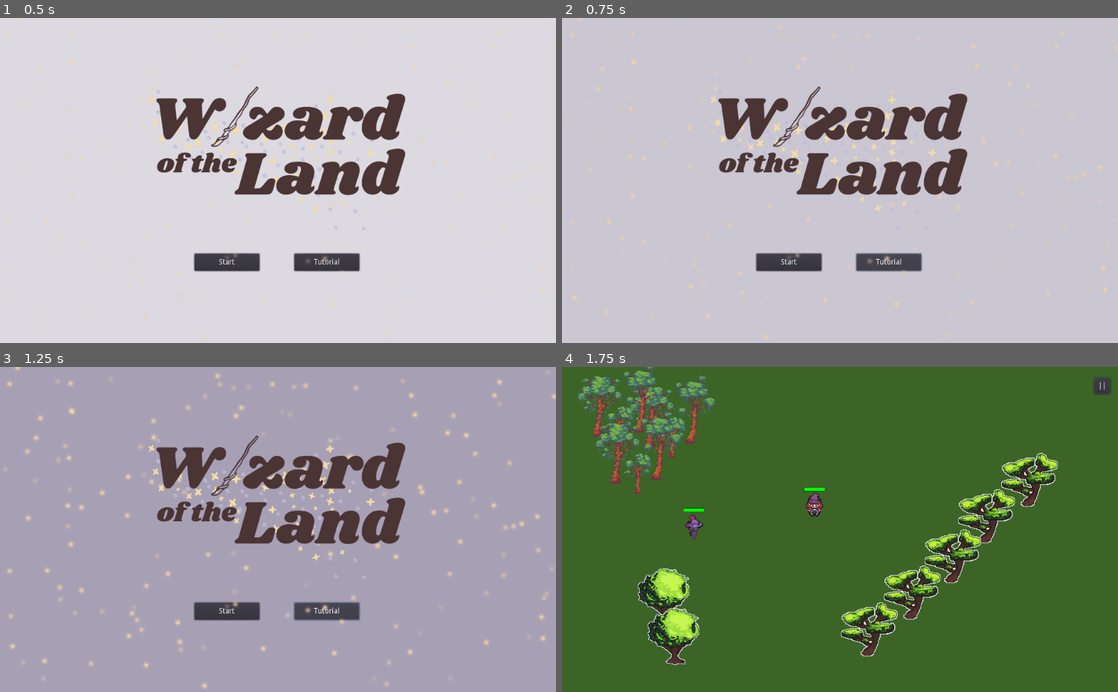
Above: before the commit, frames 1-4 (two rows, left to right).
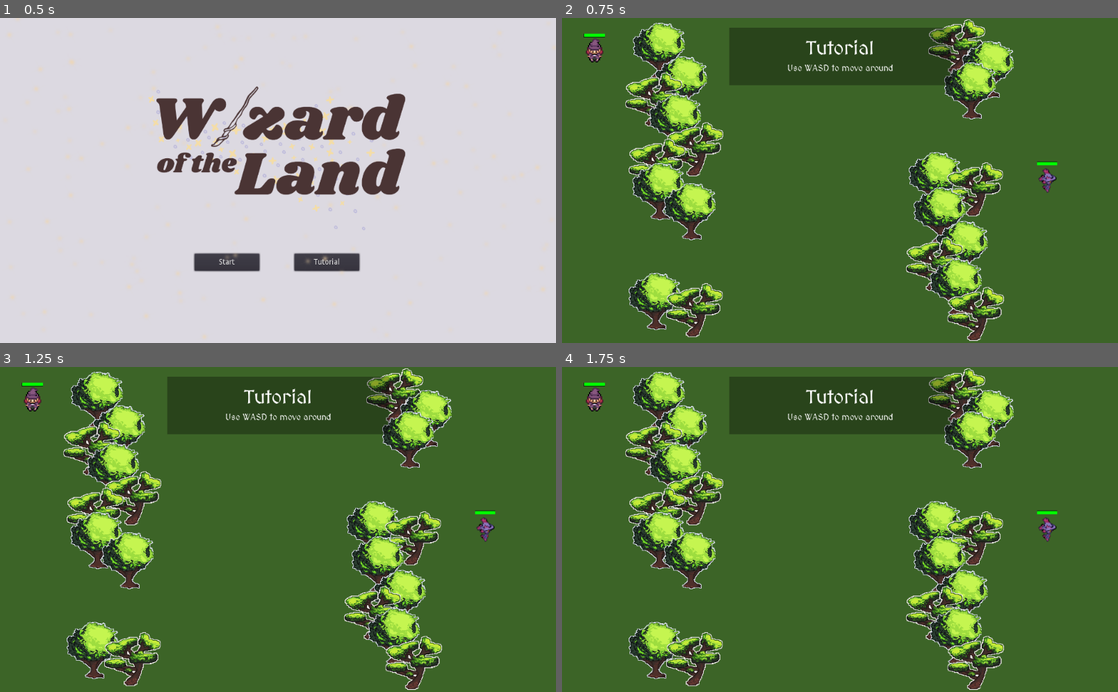
Above: after the commit, the same moments.

Repository: ann-rod/wizard_of_the_land
Game: Godot game, scene res://key_scenes/title_screen/TitleScreen.tscn
Same seed, same stepped clock (60 frames per second), same inputs: the game is played once before the commit and once after it.
Inputs (mouse positions are in pixels of both pictures, inside the frame that each line leads up to):
- Up to frame 1 (0.5 s): no input
- Up to frame 2 (0.75 s): click "Tutorial" at 0.5 s
- Up to frame 3 (1.25 s): no input
- Up to frame 4 (1.75 s): click (789, 610) at 1.25 s, where only the run before the commit has a clickable "Start"

Frame 1 is identical in both runs. In frame 2, 99% of the frame differs, in the area x 0-100%, y 0-100%; in frame 3, 100%; in frame 4, 30%.

Commit message:
updated button destinations

Diff:
--- a/environments/tutorial/Tutorial.gd
+++ b/environments/tutorial/Tutorial.gd
@@ -81,7 +81,7 @@
 
 
 func _on_NextButton_pressed():
-	pass
+	get_tree().change_scene("res://key_scenes/title_screen/TitleScreen.tscn")
 
 func is_mouse_over_hud():
 	var next_button_rect = next_button.get_global_rect()
--- a/key_scenes/title_screen/TitleScreen.gd
+++ b/key_scenes/title_screen/TitleScreen.gd
@@ -51,4 +51,4 @@
 
 func _on_TutorialButton_pressed():
 	$TitleTheme.stop()
-	#get_tree().change_scene("")
+	get_tree().change_scene("res://environments/tutorial/Tutorial.tscn")
Not shown, added: art/sounds/title_theme.mp3.import
